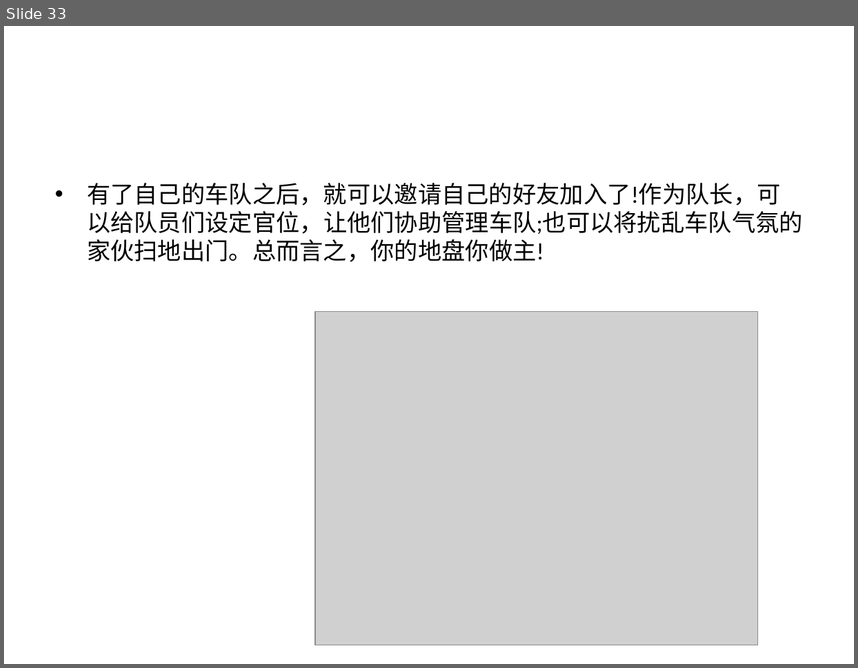
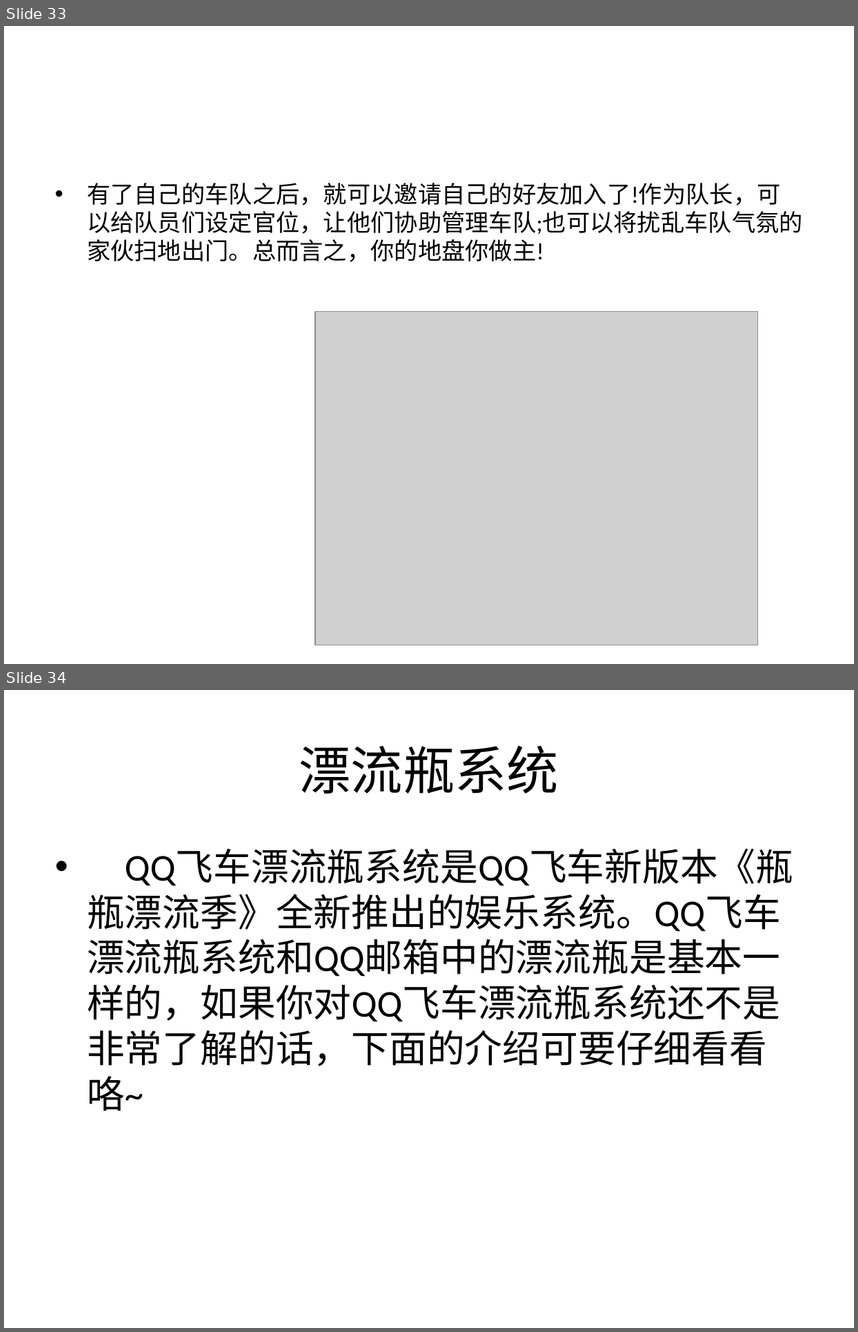
Before and after one commit to 838711801/PengPeng, a slide deck: 游戏分析/QQ飞车分析.pptx. Shown one above the other, each under a label of ours: slide 33 before the commit, slides 33 and 34 after it. The pictures are 858x668 and 858x1332 pixels, drawn with LibreOffice and Linux fonts; fonts in the diff are those of the drawing; grey boxes stand for pictures. Boxes give left, top, right and bottom in pixels: in the first picture for what was removed or moved away, otherwise in the second. Text is boxed around its words. In the diff, an @@ line names an element or a change of style, - is before the commit and + after.

```diff
--- a/游戏分析/QQ飞车分析.pptx
+++ b/游戏分析/QQ飞车分析.pptx
@@ slide 34 added at <box>4,690,854,1328</box>, background #FFFFFF @@
@@ title added at <box>299,745,559,793</box>, 44 pt, text #000000 @@
+漂流瓶系统
@@ text added at <box>87,849,794,1111</box>, 32 pt, text #000000 @@
+• QQ飞车漂流瓶系统是QQ飞车新版本《瓶瓶漂流季》全新推出的娱乐系统。QQ飞车漂流瓶系统和QQ邮箱中的漂流瓶是基本一样的，如果你对QQ飞车漂流瓶系统还不是非常了解的话，下面的介绍可要仔细看看咯~
```
Also in this commit, not shown: 2 other slides added, 1 other file.
